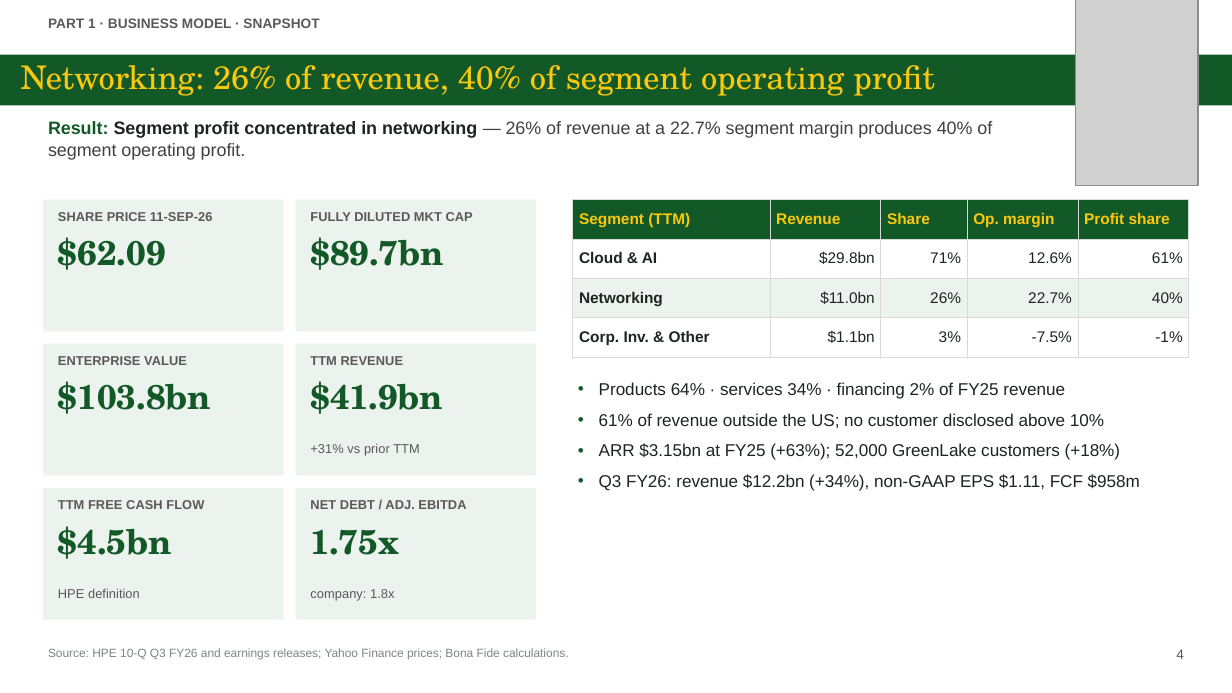
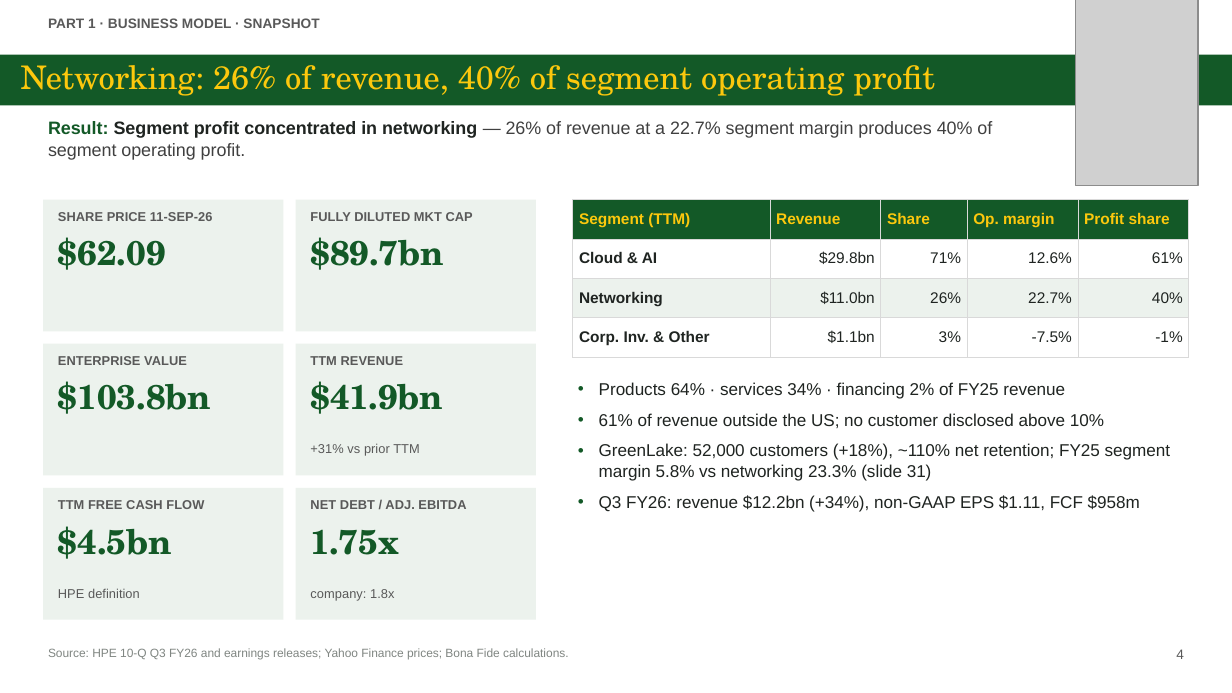
Before and after one commit to zhejiahu-tudelft/bonafide, a slide deck: slide 4 of HPE/final/HPE_Investment_Presentation.pptx. Drawn at 1232x693 pixels with LibreOffice and Linux fonts; fonts in the diff are those of the drawing; grey boxes stand for pictures. Boxes give left, top, right and bottom in pixels: in the first picture for what was removed or moved away, otherwise in the second. Text is boxed around its words. In the diff, an @@ line names an element or a change of style, - is before the commit and + after.

```diff
--- a/HPE/final/HPE_Investment_Presentation.pptx
+++ b/HPE/final/HPE_Investment_Presentation.pptx
@@ text at [599,443,1170,481]: text changed @@
-• ARR $3.15bn at FY25 (+63%); 52,000 GreenLake customers (+18%)
+• GreenLake: 52,000 customers (+18%), ~110% net retention; FY25 segment margin 5.8% vs networking 23.3% (slide 31)
```
Also in this commit, not shown: 1 other slide changed, 1 slide added, 17 other files.
